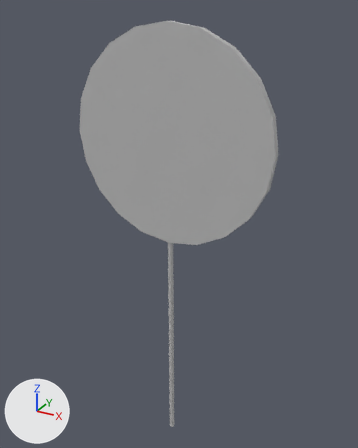
One commit to the FBX model Assets/FBX/FinalModels/SkillShot_Target_Final.fbx: the scene before it, then after it.
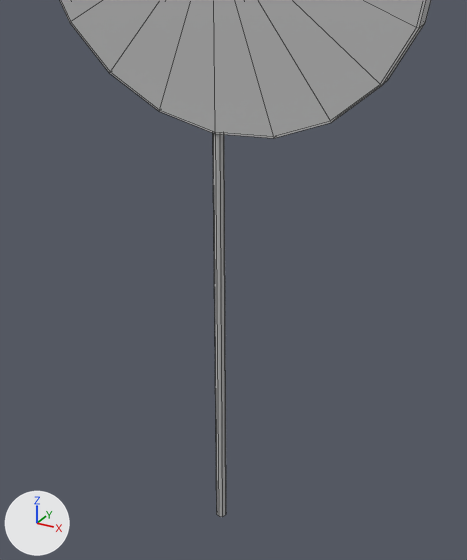
There are two pictures of each version: one whole from a camera (50 mm lens) standing at (0.431, -0.75, 0.833) and looking at (0.001, 0.032, 0.442), one close up on the part from 18% to 81% of the width and 40% to 100% of the height. The axes (+X, +Y, +Z) are drawn at lower left. The lights are the same throughout. The close-ups show mesh edges as thin lines. Where no turn or scale is listed for an object, it has been applied to the vertices.

In view in the first close-up: 'SkillShot_Target'.
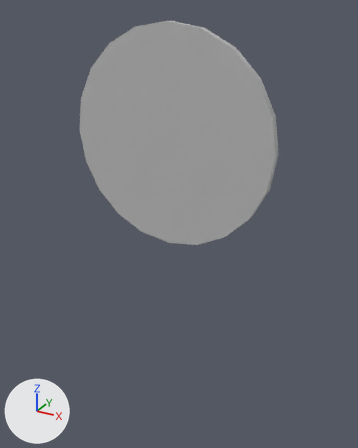
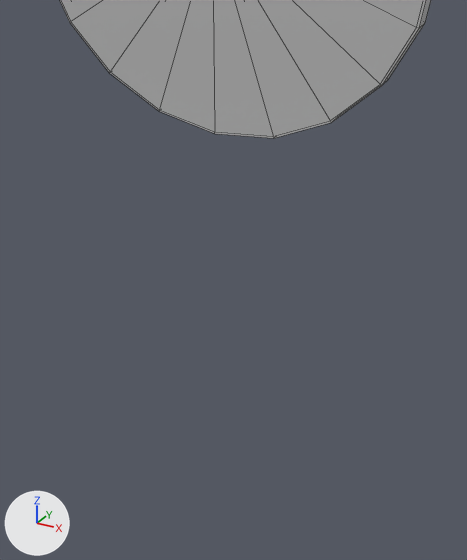
The newer file is also turned or shifted as a whole; pictures and numbers use the older file's frame.

Where the change shows, as pixel boxes (x1, y1, x2, y2) in the close-ups (467 x 560 px):
'SkillShot_Target', reshaped: before (60, 0, 431, 517); after (60, 0, 431, 138)
part 1 of me_mesh, deleted: before (213, 133, 226, 517)

The edits, one by one:
me_mesh has 98 vertices, 108 faces and spans x -0.197..0.197, y -0.007..0.008, z -0.052..0.812.
me_mesh is used by ob_skillshot_target; location (0.0, 0.0, 0.0).
me_mesh part 1: the loose piece of 16 vertices spanning x -0.005..0.005, y -0.005..0.005, z -0.052..0.422 is deleted.
